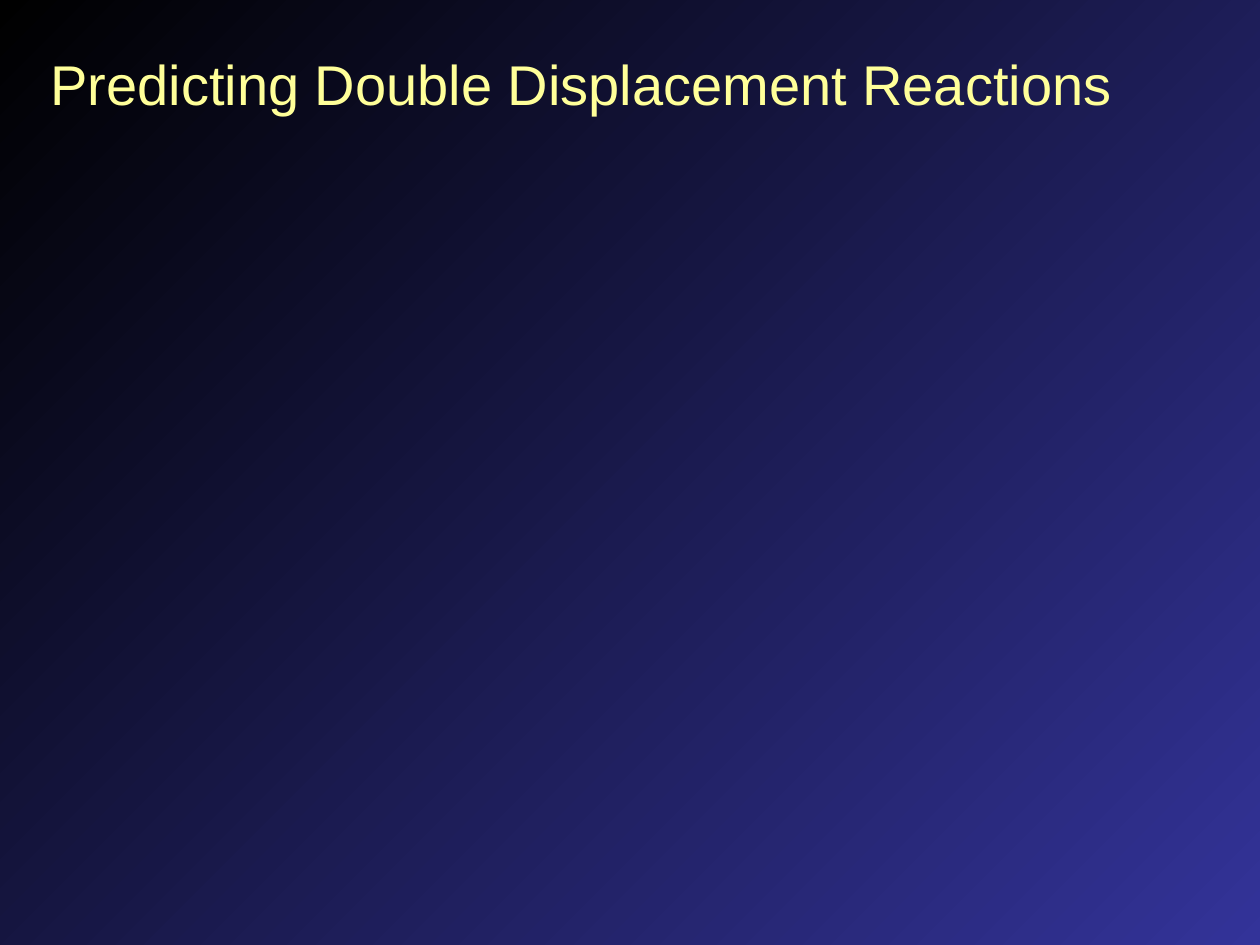
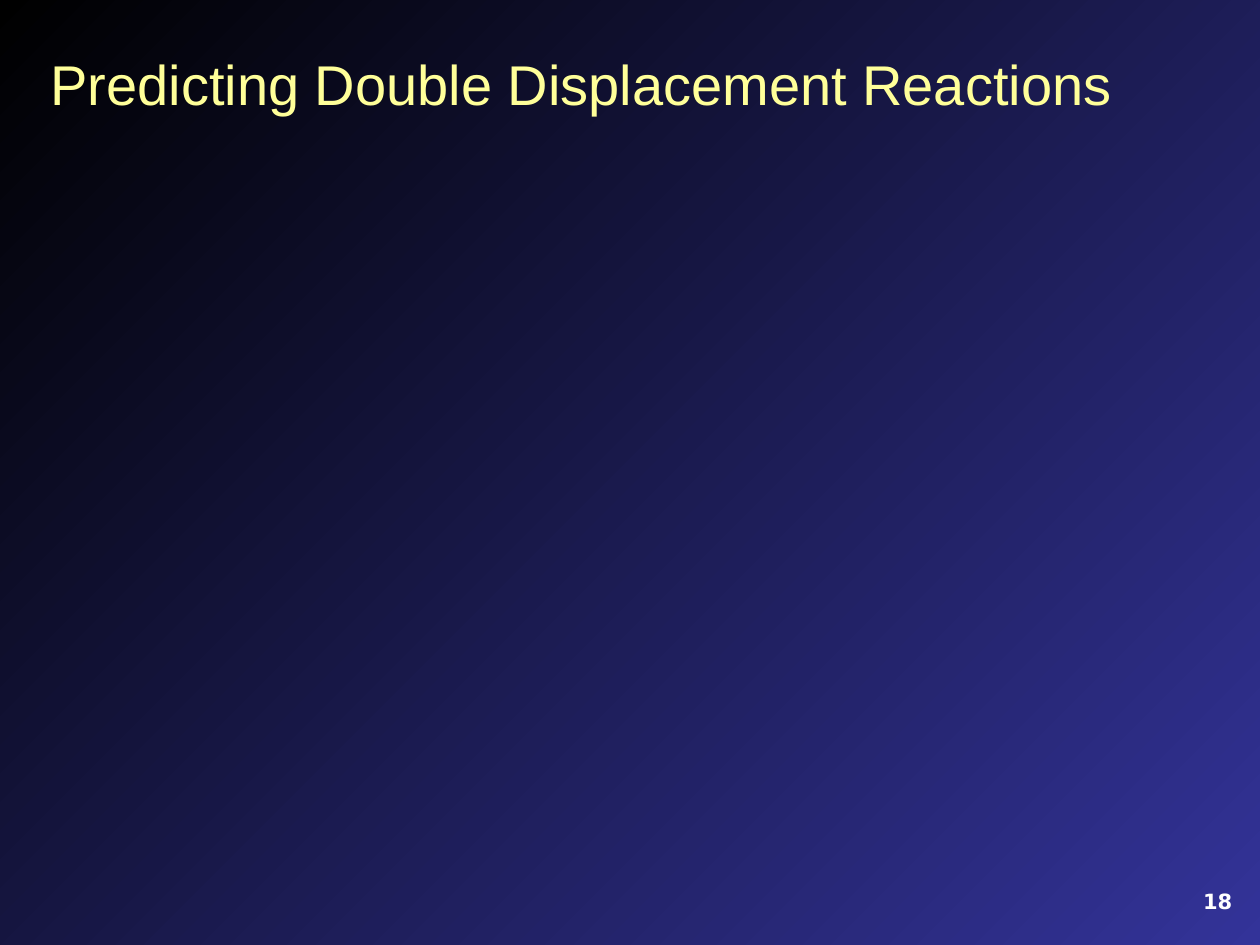
Before and after one commit to mavigozler/mavigozler.github.io, a slide deck: slide 18 of Teaching/Chemistry/Lecture Slides/FCC Chem 3A Chap 10 Content.pptx (slide 12 before the commit). Drawn at 1260x945 pixels with LibreOffice and Linux fonts; fonts in the diff are those of the drawing. Boxes give left, top, right and bottom in pixels: in the first picture for what was removed or moved away, otherwise in the second. Text is boxed around its words. In the diff, an @@ line names an element or a change of style, - is before the commit and + after.

```diff
--- a/Teaching/Chemistry/Lecture Slides/FCC Chem 3A Chap 10 Content.pptx
+++ b/Teaching/Chemistry/Lecture Slides/FCC Chem 3A Chap 10 Content.pptx
@@ page number added at (x1=1203, y1=893, x2=1232, y2=910), 12 pt, text #FFFFFF, bold @@
+18
```
Also in this commit, not shown: 13 other slides changed, 9 slides added, 3 slides removed, 31 other files.
